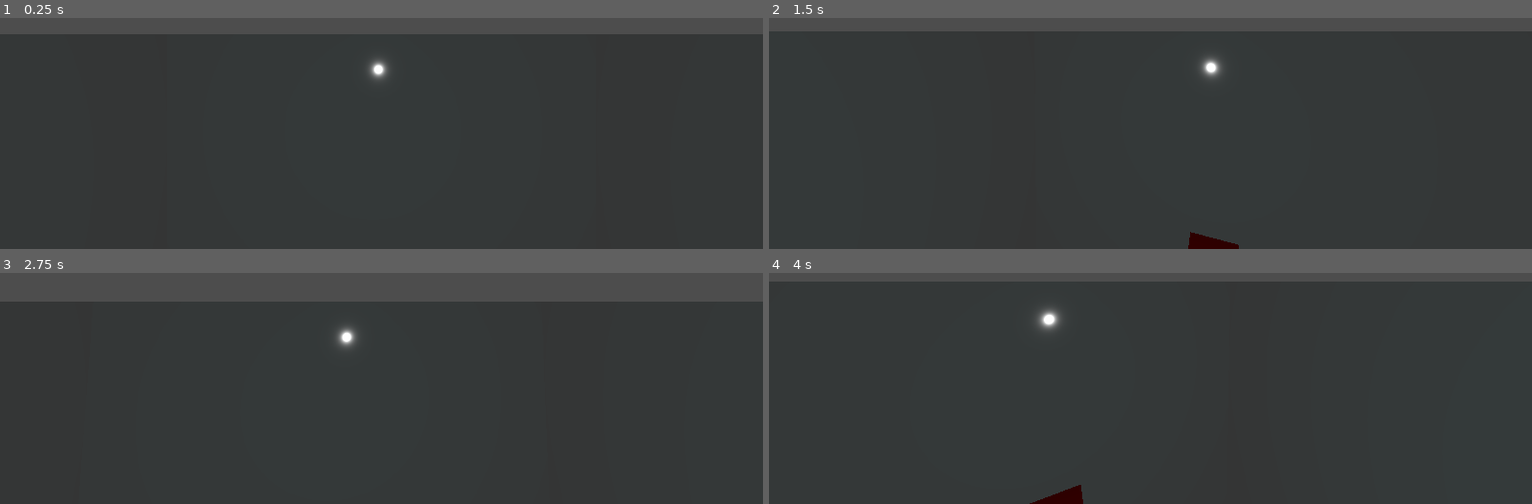
Above: before the commit, frames 1-4 (two rows, left to right).
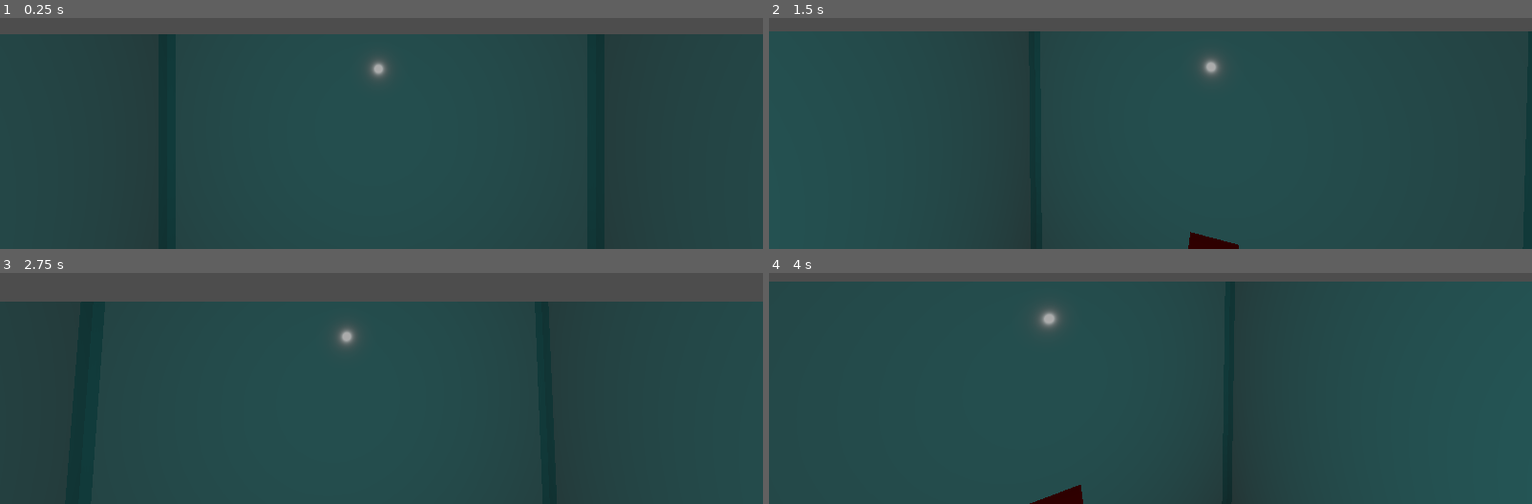
Above: after the commit, the same moments.

Repository: osirais/pillow-plop
Game: Godot game, scene res://World.tscn
Two runs of this game, one before a commit and one after it. Both use one fixed random seed, a clock stepped at 60 frames per second and the inputs below.
Inputs (mouse positions are in pixels of both pictures, inside the frame that each line leads up to):
- Up to frame 1 (0.25 s): no input
- Up to frame 2 (1.5 s): tap Enter at 0.5 s; move the mouse to (1188, 31) at 0.52 s; press the mouse at (1188, 31) at 0.53 s; hold W (move_forward) from 0.53 s (still down); tap Space at 1.25 s; move the mouse to (1112, 36) at 1.27 s; release the mouse at (1112, 36) at 1.28 s; click (1112, 36) at 1.35 s
- Up to frame 3 (2.75 s): keep holding W (move_forward); tap Enter at 2 s; move the mouse to (396, 282) at 2.02 s; press the mouse at (396, 282) at 2.03 s
- Up to frame 4 (4 s): keep holding W (move_forward); tap Space at 2.75 s; move the mouse to (1142, 296) at 2.77 s; release the mouse at (1142, 296) at 2.78 s; click (1142, 296) at 2.85 s; tap Enter at 3.5 s; move the mouse to (1203, 293) at 3.52 s; press the mouse at (1203, 293) at 3.53 s

The runs differ from the first frame. In frame 1, 4.3% of the frame differs, in the area x 20-80%, y 7-100%; in frame 2, 2.3%; in frame 3, 4.6%; in frame 4, 5.8%, in the area x 35-100%, y 3-100%.

Commit message:
small change

Diff:
--- a/World.tscn
+++ b/World.tscn
@@ -11,8 +11,14 @@
 cull_mode = 2
 albedo_color = Color(0.0784314, 1, 1, 0.313726)
 roughness = 0.1
-refraction_enabled = true
 refraction_scale = 1.0
+
+[sub_resource type="BoxShape3D" id="BoxShape3D_bcbcq"]
+
+[sub_resource type="StandardMaterial3D" id="StandardMaterial3D_js7pq"]
+albedo_color = Color(1, 0, 0, 1)
+
+[sub_resource type="BoxMesh" id="BoxMesh_eu7l1"]
 
 [node name="World" type="Node3D"]
 script = SubResource("GDScript_bcbcq")
@@ -35,3 +41,13 @@
 size = Vector3(1, 1, 1)
 speed = 5.0
 dropper_position = Vector3(0, 0, 0)
+
+[node name="DropperCharacterBody" type="CharacterBody3D" parent="Dropper"]
+transform = Transform3D(1, 0, 0, 0, 1, 0, 0, 0, 1, 0, -10.106, 0)
+
+[node name="@CollisionShape3D@63256" type="CollisionShape3D" parent="Dropper/DropperCharacterBody"]
+shape = SubResource("BoxShape3D_bcbcq")
+
+[node name="@MeshInstance3D@63257" type="MeshInstance3D" parent="Dropper/DropperCharacterBody"]
+material_override = SubResource("StandardMaterial3D_js7pq")
+mesh = SubResource("BoxMesh_eu7l1")
Not shown: 1 places in World.tscn that only renumber resources
